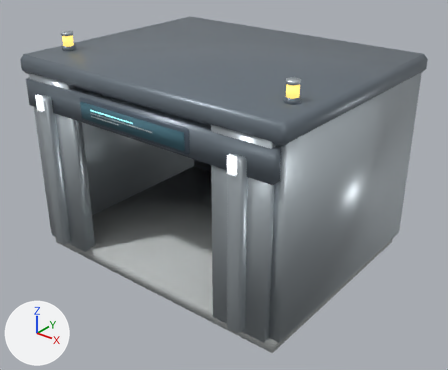
One commit to the glTF model assets/structures/warehouse_standard.glb: the scene before it, then after it.
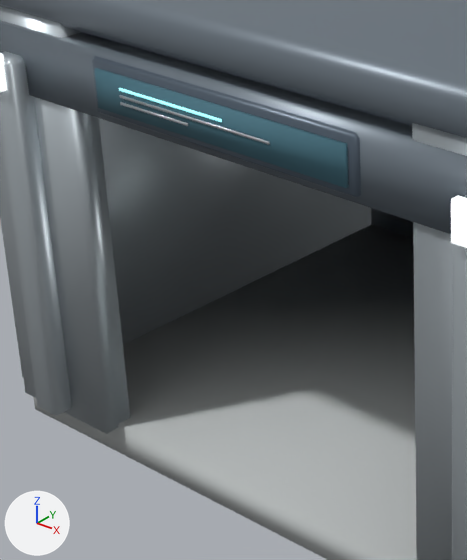
Each version appears first whole from a 50 mm camera at (6.37, -7.96, 6.14) aimed at (0.22, -0.27, 1.38), and next in a close-up on the part from 9% to 52% of the width and 20% to 82% of the height. Arrows for +X, +Y and +Z are at lower left; the lights stay in place. The older version's two pictures come first. Where no turn or scale is listed for an object, it has been applied to the vertices.

In view in the first close-up: 'Body_black', 'Foundation_concrete', 'FrontFrame_steel', 'Header_dark', 'Lamp_ink', 'PortalTrim_steel', 'Roof_dark', 'ScreenGraphics_glow', 'ScreenGraphics_steel', 'SignScreen_screen', 'Wall_steel'.
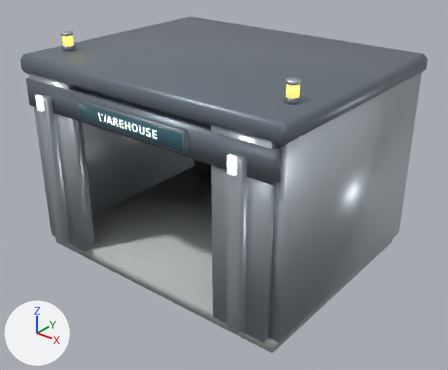
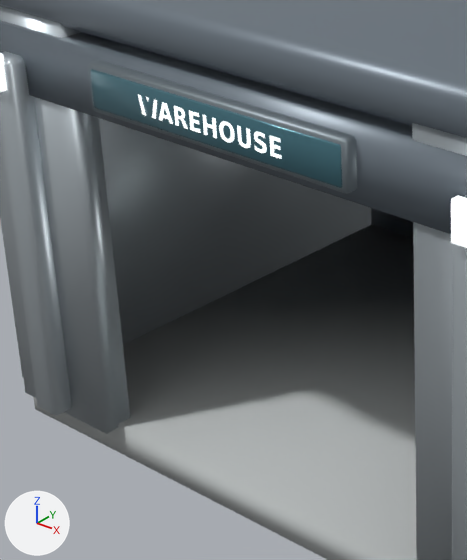
Boxes [x1, y1, x2, y2] around the edits, measured in the close-ups (467 x 560 px):
'SignScreen_screen', deleted (cyan): before [94, 68, 349, 188]
'SignPlate_glass', added (cyan): after [90, 69, 342, 188]
'Body_black', deleted: before [92, 56, 361, 198]
'ScreenMount_frame', added: after [88, 60, 357, 194]
'TypeLabel_white', added: after [138, 95, 282, 159]
'ScreenGraphics_steel', deleted: before [119, 95, 270, 145]
'ScreenGraphics_glow', deleted: before [119, 88, 222, 122]

The change, as a diff of the scene's bpy script:
```diff
--- a/assets/structures/warehouse_standard.glb.py
+++ b/assets/structures/warehouse_standard.glb.py
@@ mat_white @@
+mat_white = principled_material('white')
+mat_white.base_color = (0.906, 0.941, 0.929)  # white #f4f8f7
+mat_white.roughness = 0.38
+mat_white.emission_color = (0.679, 0.706, 0.697)  # light grey #d7dbd9
+mat_white.emission_strength = 1.0
@@ mat_glass @@
+mat_glass = principled_material('glass')
+mat_glass.base_color = (0.0627, 0.173, 0.216)  # cyan #477380
+mat_glass.metallic = 0.28
+mat_glass.roughness = 0.2
@@ mat_frame @@
+mat_frame = principled_material('frame')
+mat_frame.base_color = (0.224, 0.267, 0.294)  # grey #828d94
+mat_frame.metallic = 0.65
+mat_frame.roughness = 0.49
@@ me_typelabel_white @@
+me_typelabel_white.from_pydata(...)  # 201 vertices, 185 faces; spans x -0.609..0.609, y -2.246, z 2.943..3.073
+me_typelabel_white.materials.append(mat_white)  # white #f4f8f7, glowing light grey #d7dbd9
@@ me_signplate_glass @@
+me_signplate_glass.from_pydata(...)  # 24 vertices, 44 faces; spans x -1.06..1.06, y -2.24..-2.2, z 2.88..3.14
+me_signplate_glass.materials.append(mat_glass)  # cyan #477380
@@ me_screenmount_frame @@
+me_screenmount_frame.from_pydata(...)  # 24 vertices, 44 faces; spans x -1.1..1.1, y -2.23..-2.09, z 2.84..3.17
+me_screenmount_frame.materials.append(mat_frame)  # grey #828d94
@@ ob_body_black @@
-ob_body_black = bpy.data.objects.new('Body_black', me_body_black)
-ob_body_black.location = (0.0, 0.0, 0.0)
@@ ob_signscreen_screen @@
-ob_signscreen_screen = bpy.data.objects.new('SignScreen_screen', me_signscreen_screen)
-ob_signscreen_screen.location = (0.0, 0.0, 0.0)
@@ ob_screengraphics_glow @@
-ob_screengraphics_glow = bpy.data.objects.new('ScreenGraphics_glow', me_screengraphics_glow)
-ob_screengraphics_glow.location = (0.0, 0.0, 0.0)
@@ ob_screengraphics_steel @@
-ob_screengraphics_steel = bpy.data.objects.new('ScreenGraphics_steel', me_screengraphics_steel)
-ob_screengraphics_steel.location = (0.0, 0.0, 0.0)
@@ ob_typelabel_white @@
+ob_typelabel_white = bpy.data.objects.new('TypeLabel_white', me_typelabel_white)
+ob_typelabel_white.location = (0.0, 0.0, 0.0)
@@ ob_signplate_glass @@
+ob_signplate_glass = bpy.data.objects.new('SignPlate_glass', me_signplate_glass)
+ob_signplate_glass.location = (0.0, 0.0, 0.0)
@@ ob_screenmount_frame @@
+ob_screenmount_frame = bpy.data.objects.new('ScreenMount_frame', me_screenmount_frame)
+ob_screenmount_frame.location = (0.0, 0.0, 0.0)
```
